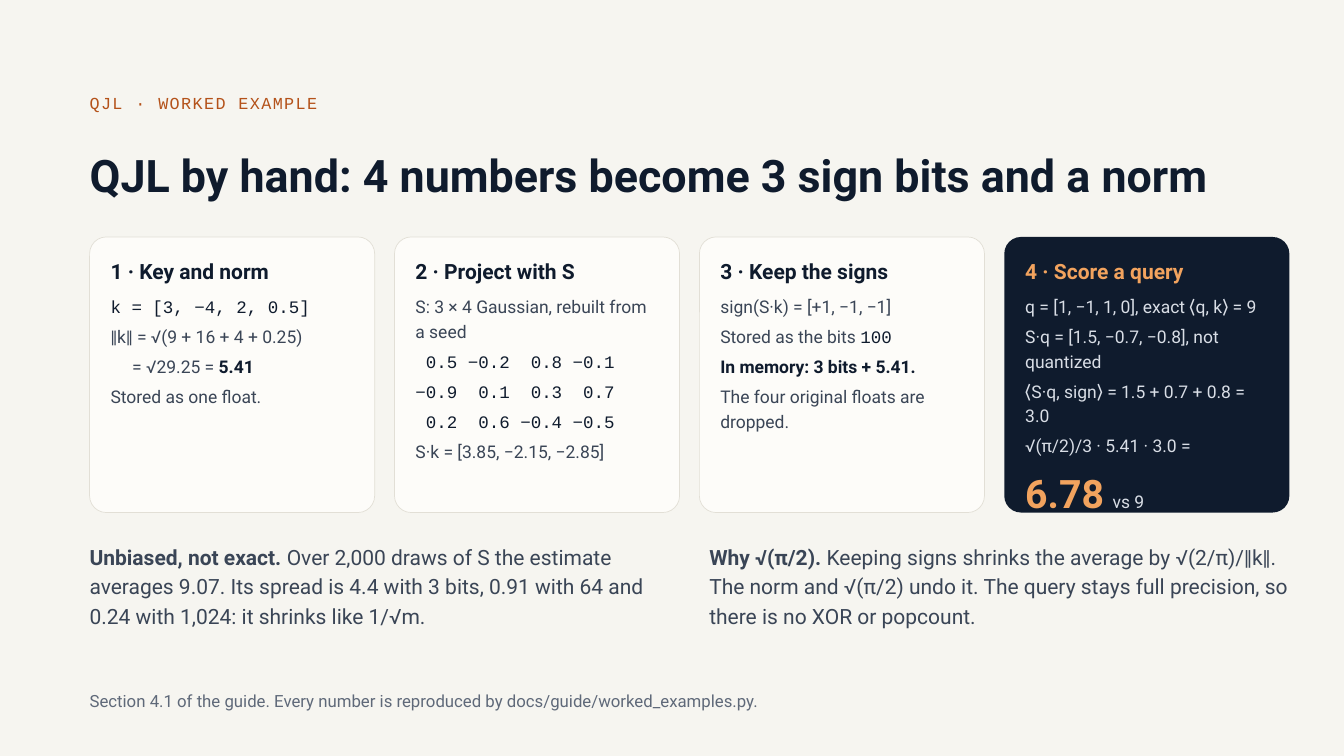
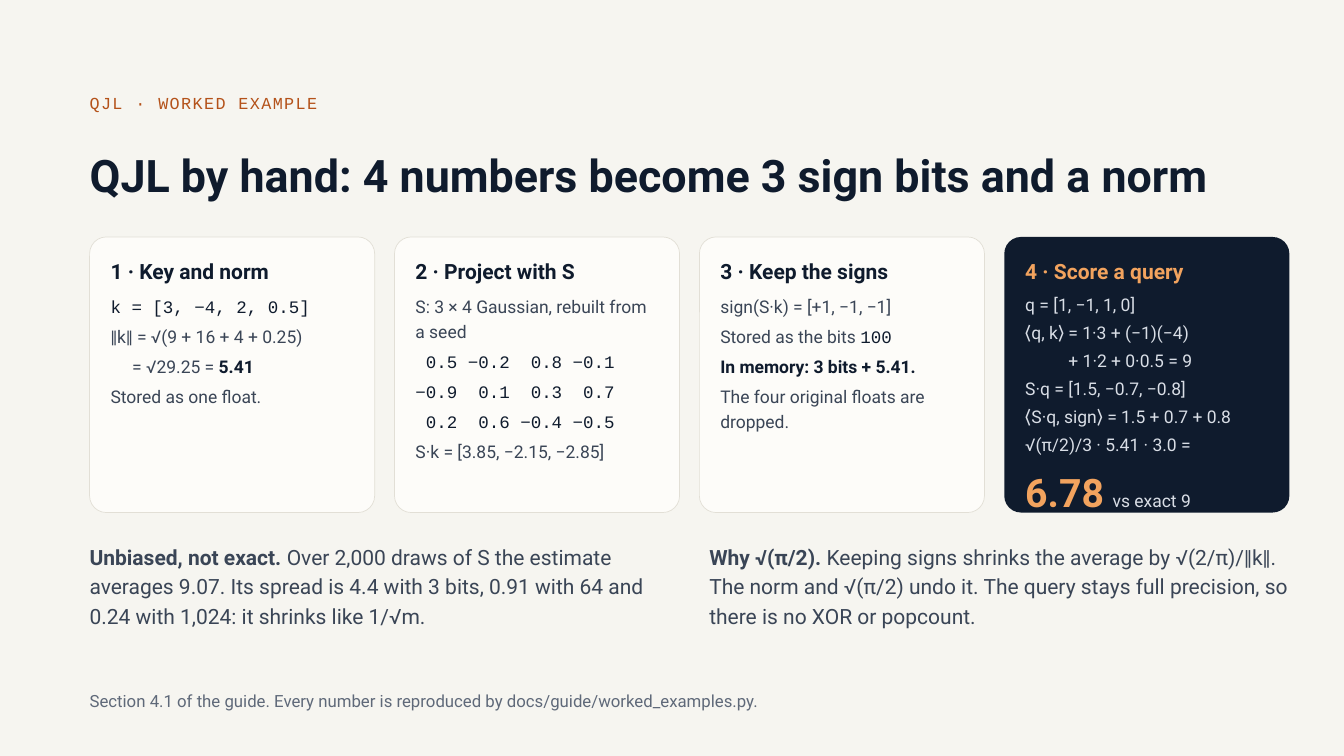
Before and after one commit to olonok69/TurboQuant_ML, a slide deck: slide 10 of docs/TurboQuant.pptx. Drawn at 1344x756 pixels with LibreOffice and Linux fonts; fonts in the diff are those of the drawing. Boxes give left, top, right and bottom in pixels: in the first picture for what was removed or moved away, otherwise in the second. Text is boxed around its words. In the diff, an @@ line names an element or a change of style, - is before the commit and + after.

Commit message:
Explain the QJL query-scoring step term by term in the guides and slide 10
Show <q, k> = 1·3 + (−1)(−4) + 1·2 + 0·0.5 = 9, compute S·q row by row,
and break the estimator into its factors. All numbers unchanged
(checked with docs/guide/worked_examples.py).

```diff
--- a/docs/TurboQuant.pptx
+++ b/docs/TurboQuant.pptx
@@ text at [1025,296,1231,427]: text changed @@
-q = [1, −1, 1, 0], exact ⟨q, k⟩ = 9
-S·q = [1.5, −0.7, −0.8], not quantized
-⟨S·q, sign⟩ = 1.5 + 0.7 + 0.8 = 3.0
+q = [1, −1, 1, 0]
+⟨q, k⟩ = 1·3 + (−1)(−4)
++ 1·2 + 0·0.5 = 9
+S·q = [1.5, −0.7, −0.8]
+⟨S·q, sign⟩ = 1.5 + 0.7 + 0.8
```
Also in this commit, not shown: 2 other files.
